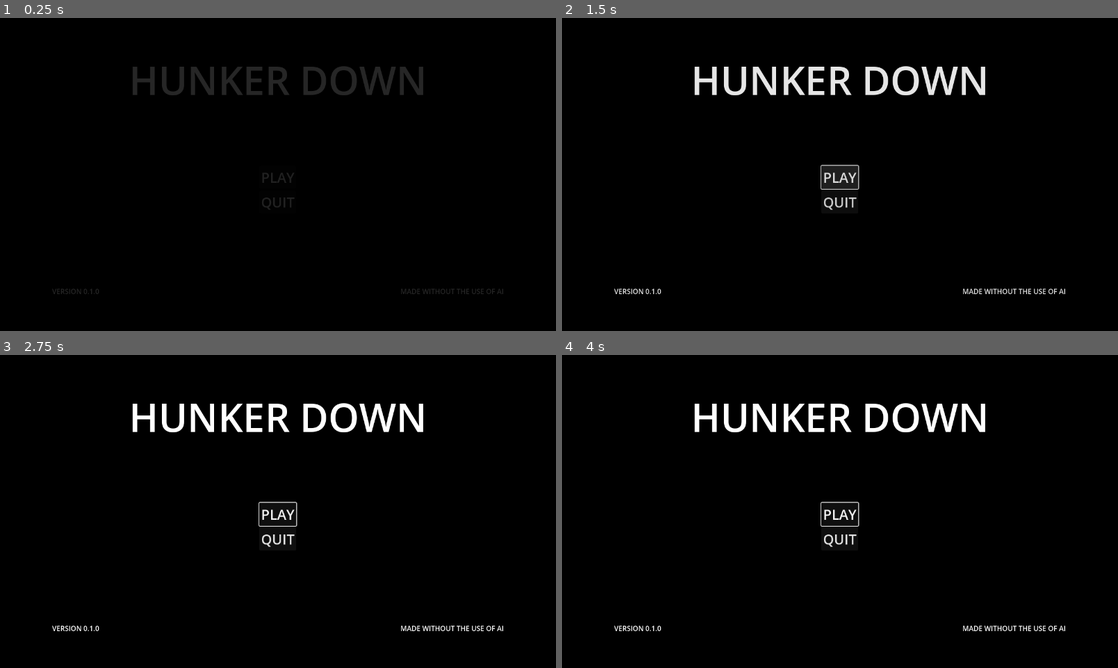
Above: before the commit, frames 1-4 (two rows, left to right).
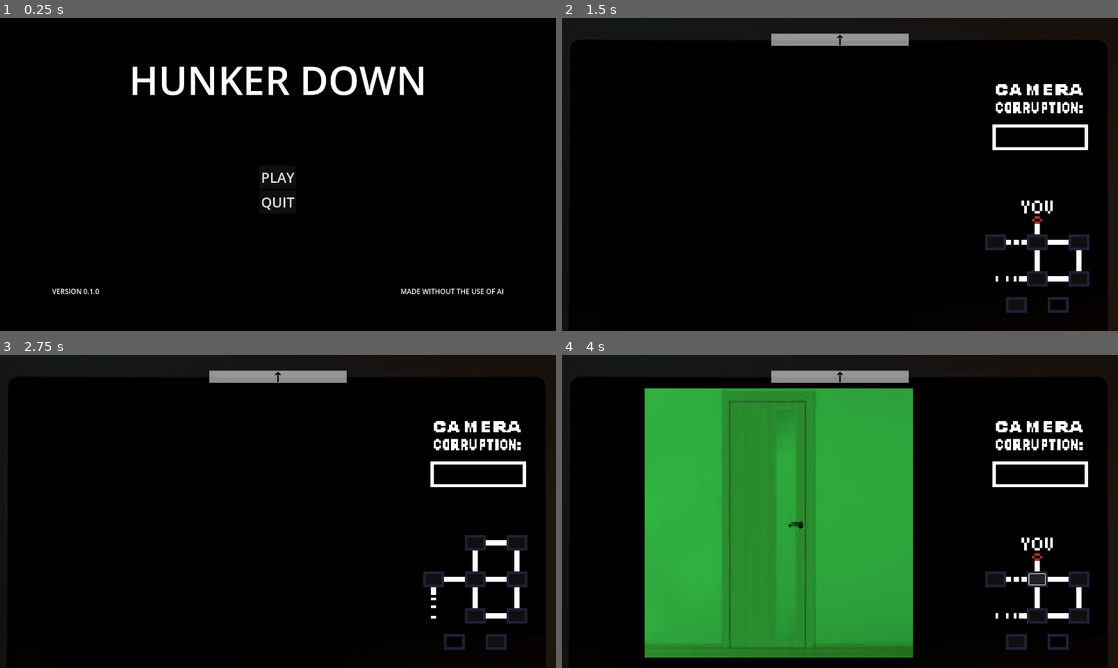
Above: after the commit, the same moments.

Repository: AwesomeYT2005/five-nights-with-monsters
Game: Godot game, scene res://scenes/main.tscn
Two runs of this game, one before a commit and one after it. Both use one fixed random seed, a clock stepped at 60 frames per second and the inputs below. Video files are missing from this copy of the repository; at most half a second of black plays in their place. Sound files missing from this copy of the repository are replaced by a short silence.
Inputs (mouse positions are in pixels of both pictures, inside the frame that each line leads up to):
- Up to frame 1 (0.25 s): no input
- Up to frame 2 (1.5 s): click "PLAY" at 0.5 s; click (840, 177) at 1.25 s, where only the run before the commit has a clickable "PLAY"
- Up to frame 3 (2.75 s): click (455, 642) at 2.02 s
- Up to frame 4 (4 s): click (1056, 642) at 2.77 s; click (1034, 580) at 3.52 s

The runs differ from the first frame. In frame 1, 2.6% of the frame differs, in the area x 9-91%, y 15-89%; in frame 2, 8.1%; in frame 3, 7.9%; in frame 4, 47%, in the area x 1-100%, y 4-100%.

Commit message:
Revert "Win and Menu Music"

Diff:
--- a/scenes/main.tscn
+++ b/scenes/main.tscn
@@ -1,8 +1,7 @@
-[gd_scene load_steps=4 format=3 uid="uid://00wigqddfsi1"]
+[gd_scene load_steps=3 format=3 uid="uid://00wigqddfsi1"]
 
 [ext_resource type="Script" uid="uid://20rgtdmbhfge" path="res://scripts/main.gd" id="1_o5qli"]
 [ext_resource type="PackedScene" uid="uid://f0dbx0fc5vdm" path="res://scenes/menu/black_screen.tscn" id="2_0wfyh"]
-[ext_resource type="AudioStream" uid="uid://bwvtttmh12w3s" path="res://assets/sounds/background/main_menu.mp3" id="3_sugp2"]
 
 [node name="Main" type="Node"]
 script = ExtResource("1_o5qli")
@@ -12,19 +11,10 @@
 max_polyphony = 5
 
 [node name="BlackScreen" parent="." instance=ExtResource("2_0wfyh")]
-z_index = 2
+visible = false
 
 [node name="JumpscareTimer" type="Timer" parent="."]
 one_shot = true
 
-[node name="WinTimer" type="Timer" parent="."]
-one_shot = true
-
-[node name="MenuMusic" type="AudioStreamPlayer" parent="."]
-stream = ExtResource("3_sugp2")
-volume_db = -15.0
-parameters/looping = true
-
 [connection signal="finished" from="DeathSound" to="." method="_on_death_sound_finished"]
 [connection signal="timeout" from="JumpscareTimer" to="." method="_on_jumpscare_timer_timeout"]
-[connection signal="timeout" from="WinTimer" to="." method="_on_win_timer_timeout"]
--- a/scenes/menu/black_screen.tscn
+++ b/scenes/menu/black_screen.tscn
@@ -73,33 +73,3 @@
 grow_horizontal = 2
 theme_override_font_sizes/font_size = 110
 horizontal_alignment = 1
-
-[node name="Win" type="TextureRect" parent="."]
-visible = false
-layout_mode = 1
-anchors_preset = 8
-anchor_left = 0.5
-anchor_top = 0.5
-anchor_right = 0.5
-anchor_bottom = 0.5
-grow_horizontal = 2
-grow_vertical = 2
-
-[node name="Label" type="Label" parent="Win"]
-layout_mode = 1
-anchors_preset = 8
-anchor_left = 0.5
-anchor_top = 0.5
-anchor_right = 0.5
-anchor_bottom = 0.5
-offset_left = -179.5
-offset_top = -24.5
-offset_right = 179.5
-offset_bottom = 24.5
-grow_horizontal = 2
-grow_vertical = 2
-theme_override_font_sizes/font_size = 71
-text = "Thank you for playing this demo!
-Make sure to follow so
-you don't miss any updates!"
-horizontal_alignment = 1
--- a/scripts/main.gd
+++ b/scripts/main.gd
@@ -2,8 +2,6 @@
 
 @onready var fade: ColorRect = $BlackScreen
 @onready var death_sound: AudioStreamPlayer2D = $DeathSound
-@onready var win_timer: Timer = $WinTimer
-@onready var menu_music: AudioStreamPlayer = $MenuMusic
 
 #region Audio
 
@@ -48,8 +46,6 @@
 func _process(_delta) -> void:
 	if death_sound.stream == RISING_TENSION:
 		death_sound.volume_db += 0.01
-	if menu_music.get_playback_position() > 28.85 and !level_instance:
-		menu_music.play()
 
 func _physics_process(delta: float) -> void:
 	if jumpscared == true:
@@ -84,37 +80,23 @@
 					death_sound.stop()
 					death_sound.finished.emit()
 
-#region Functions
+func _on_play_button_pressed() -> void:
+	level_instance = level_scene.instantiate()
+	self.add_child(level_instance)
+	var cam_map = level_instance.get_node_or_null("Locations/Computer/CameraMap")
+	cam_map.player_dead.connect(_on_camera_map_player_dead)
+	main_menu_instance.queue_free()
+
+func _on_quit_button_pressed() -> void:
+	get_tree().quit()
 
 func load_main_menu() -> void:
-	menu_music.play()
 	main_menu_instance = main_menu_scene.instantiate()
 	self.add_child(main_menu_instance)
 	var play_button = main_menu_instance.get_node_or_null("MarginContainer/VBoxContainer/Play")
 	var quit_button = main_menu_instance.get_node_or_null("MarginContainer/VBoxContainer/Quit")
-	await fadeanimation("in")
 	play_button.pressed.connect(_on_play_button_pressed)
 	quit_button.pressed.connect(_on_quit_button_pressed)
-
-func _on_quit_button_pressed() -> void:
-	get_tree().quit()
-
-func _on_play_button_pressed() -> void:
-	await fadeanimation("out")
-	level_instance = level_scene.instantiate()
-	self.add_child(level_instance)
-	level_instance.get_node("PlayerLight").visible = false
-	level_instance.process_mode = Node.PROCESS_MODE_DISABLED
-	var cam_map = level_instance.get_node_or_null("Locations/Computer/CameraMap")
-	cam_map.player_dead.connect(_on_camera_map_player_dead)
-	main_menu_instance.queue_free()
-	menu_music.stop()
-	await fadeanimation("in")
-	fade.visible = false
-	level_instance.get_node("PlayerLight").visible = true
-	level_instance.process_mode = Node.PROCESS_MODE_ALWAYS
-	win_timer.wait_time = 360.0 #Default: 360.0
-	win_timer.start()
 
 func enemy_jumpscare(enemy) -> void:
 	if enemy == "Chirrup":
@@ -136,24 +118,7 @@
 	else:
 		pass
 
-func player_won() -> void:
-	pass
-
-func fadeanimation(type) -> void:
-	if type == "in":
-		for i in range(100):
-			await get_tree().create_timer(0.01).timeout
-			fade.modulate.a -= 0.01
-	if type == "out":
-		for i in range(100):
-			await get_tree().create_timer(0.01).timeout
-			fade.modulate.a += 0.01
-#endregion
-
-#region Signals
-
 func _on_camera_map_player_dead(enemy) -> void:
-	win_timer.stop()
 	fade.visible = true
 	jumpscared_by = enemy
 	if enemy == "The Doorman":
@@ -202,14 +167,3 @@
 		death_sound.stream = DUBSTEP_GROWL
 		death_sound.play(0)
 		d_stage = 4
-
-func _on_win_timer_timeout() -> void:
-	level_instance.queue_free()
-	fade.modulate.a = 1.0
-	fade.visible = true
-	fade.get_node("Win").visible = true
-	await get_tree().create_timer(5).timeout
-	fade.get_node("Win").visible = false
-	load_main_menu()
-
-#endregion
Not shown, removed: assets/sounds/background/main_menu.mp3.import
Not shown, removed: assets/sounds/background/main_menu.mp3
